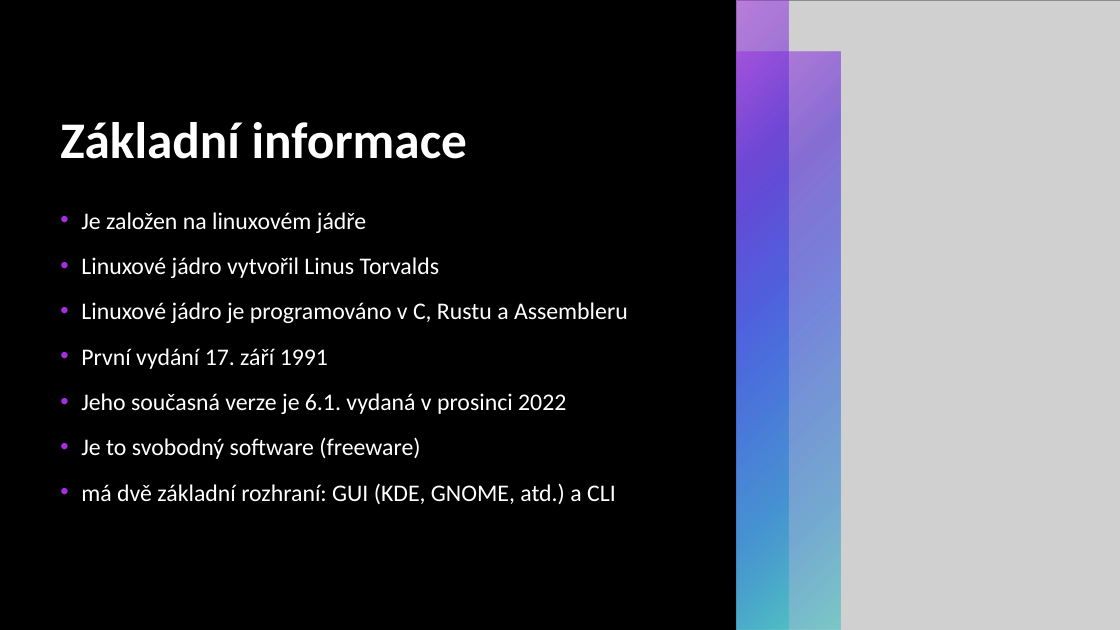
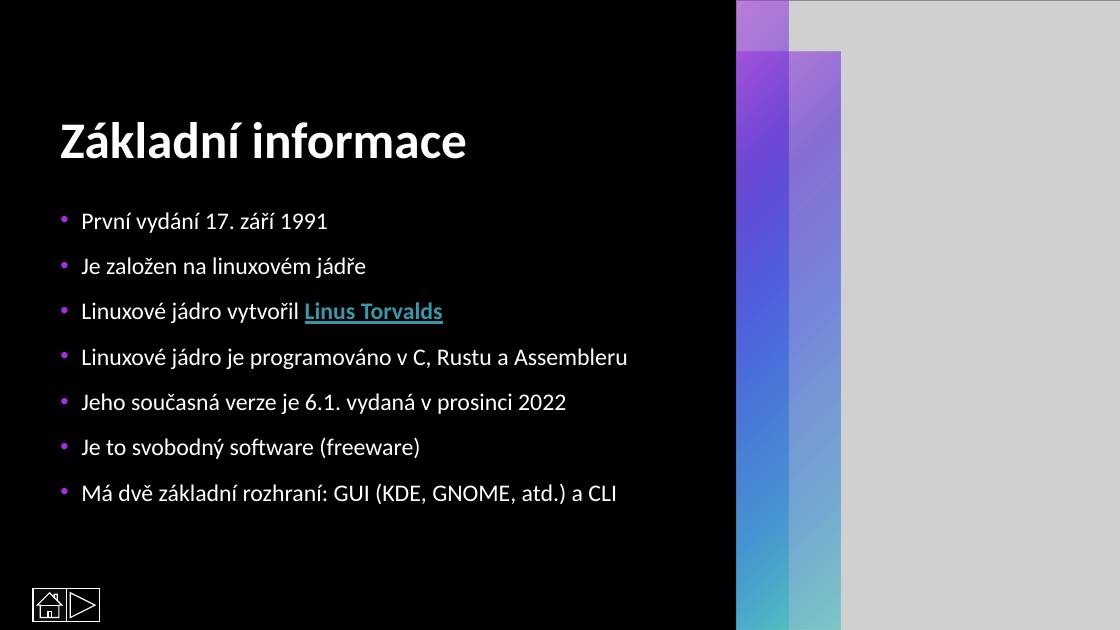
Before and after one commit to RadRoz12/Linux, a slide deck: slide 3 of Linux.pptx. Drawn at 1120x630 pixels with LibreOffice and Linux fonts; fonts in the diff are those of the drawing; grey boxes stand for pictures. Boxes give left, top, right and bottom in pixels: in the first picture for what was removed or moved away, otherwise in the second. Text is boxed around its words. In the diff, an @@ line names an element or a change of style, - is before the commit and + after.

```diff
--- a/Linux.pptx
+++ b/Linux.pptx
@@ text at [81,212,328,233]: paragraph added @@
+• První vydání 17. září 1991
@@ text at [81,302,443,324]: text colour #FFFFFF to #3897AA, bold on, underline on in "Linus Torvalds" @@
@@ text at [81,348,328,369]: paragraph removed @@
-• První vydání 17. září 1991
@@ text at [81,483,617,504]: text changed @@
-• má dvě základní rozhraní: GUI (KDE, GNOME, atd.) a CLI
+• Má dvě základní rozhraní: GUI (KDE, GNOME, atd.) a CLI
@@ action button home added at [33,589,66,622], fill #0D0D0D, outline #FFFFFF 1 pt @@
@@ action button forward next added at [66,589,99,622], fill #000000, outline #FFFFFF 1 pt @@
```
Also in this commit, not shown: 11 other slides changed, 3 slides added.
